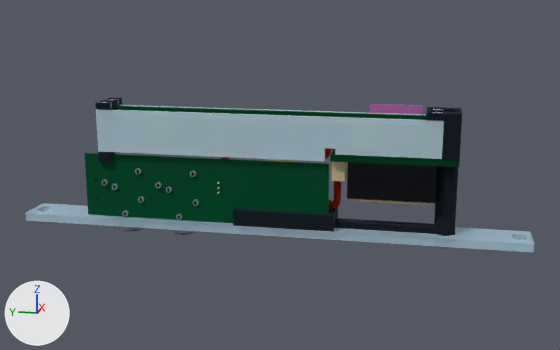
Two versions of the glTF model engineering/a7/mechanical/exports/2hp/zudo_led_block_A7_2hp_assembled.glb, one commit apart.
Both versions are drawn from a camera (50 mm lens) standing at (-179.1, 24.3, 58.4) and looking at (6.3, 61.4, 12.1). The lights are fixed; the arrows at lower left show +X, +Y and +Z. The older version comes first. Where no turn or scale is listed for an object, it has been applied to the vertices.

The first picture shows 'IDC_ribbon_R3_side_exit_SCENARIO', 'adapter_C5665_keyed_header', 'bottom_leaf_cap', 'controller_pcb_A7', 'front_pmma_A7', 'left_diffuser', 'left_leaf_pcb_A5', 'power_adapter_pcb_A5', 'spine_PETG', 'top_leaf_adapter_cap' and 13 more.
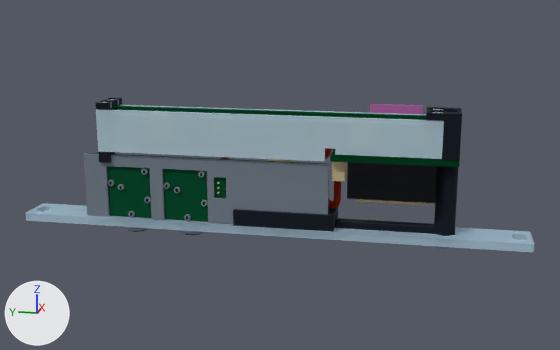
What differs and where, as boxes (x1, y1, x2, y2) in the pictures (560 x 350 px):
'solder_face_low_profile_zone', added
    after: (84, 154, 329, 224)
'controller_pcb_A7', unchanged, covered by the edit
    before: (85, 153, 329, 223)
    after: (85, 153, 329, 222)

The edits, one by one:
Mesh me_solder_face_low_profile_zone is new.
It has 44 vertices, 88 faces and spans x 1.1..1.7, y 48.5..111.4, z 0.2..16.4.
It uses material mat_mat_2 (grey #a3adb8).
Object 'solder_face_low_profile_zone' (ob_solder_face_low_profile_zone) is new; it shows me_solder_face_low_profile_zone.
Its location is (0.0, 0.0, 0.0).
